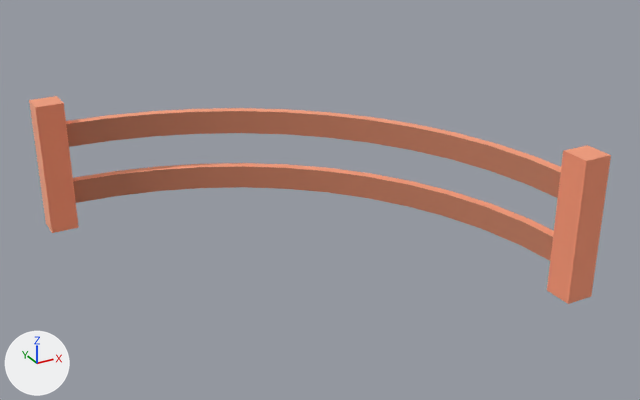
Renders of the glTF model maps/world/.stores/model-library/kenney/nature-kit/fence_bend.glb from each side of a commit.
Camera for both pictures: a camera (50 mm lens) standing at (-0.898, -1.755, 0.968) and looking at (0.048, -0.034, 0.107). The lights are fixed; the arrows at lower left show +X, +Y and +Z. The first picture is the older version. Where no turn or scale is listed for an object, it has been applied to the vertices.

In view in the first picture: 'fence_bend'.
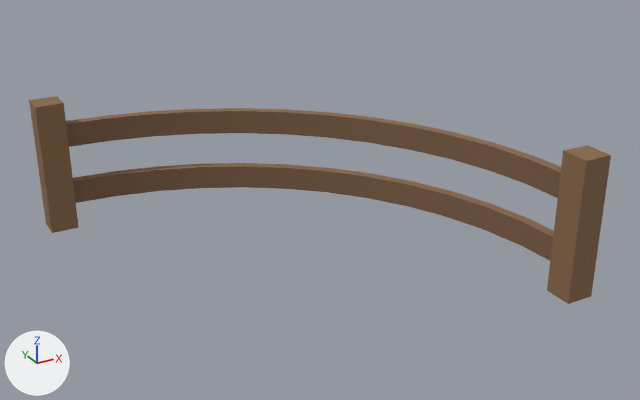
What the commit changed:
In material 'woodDark' (mat_wooddark), metallic goes from 1.0 to 0.0.
Material 'woodDark' (mat_wooddark) changes colour from beige #e3af94 to brown #7c5d45; in linear values from (0.769, 0.427, 0.294) to (0.2, 0.11, 0.06).
In material 'wood' (mat_wood), metallic goes from 1.0 to 0.0.
Material 'wood' (mat_wood) changes colour from beige #ffc5a7 to brown #89694b; in linear values from (1.0, 0.557, 0.384) to (0.25, 0.14, 0.07).
Object 'tmpParent' (ob_tmpparent) is deleted.

Where the change shows, as pixel boxes [x1, y1, x2, y2] in the pictures (640 x 400 px):
'fence_bend', recoloured, surface changed (beige to brown): [29, 96, 611, 304] in both
